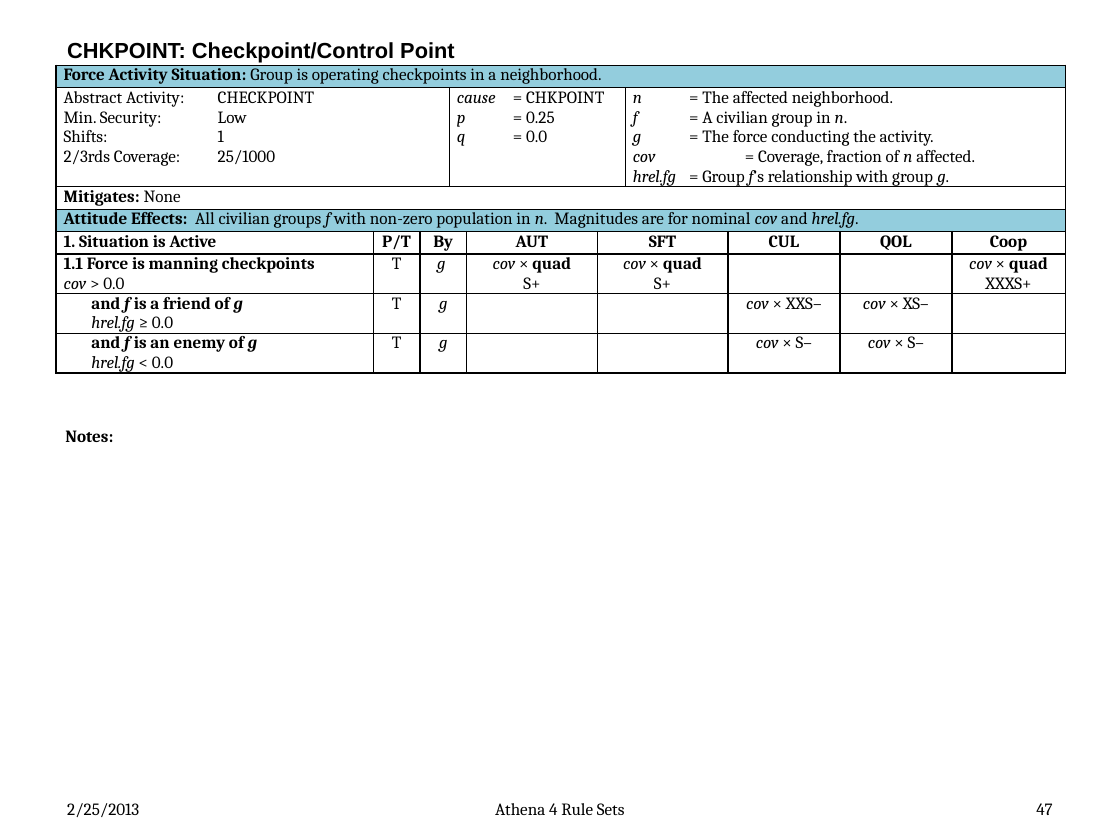
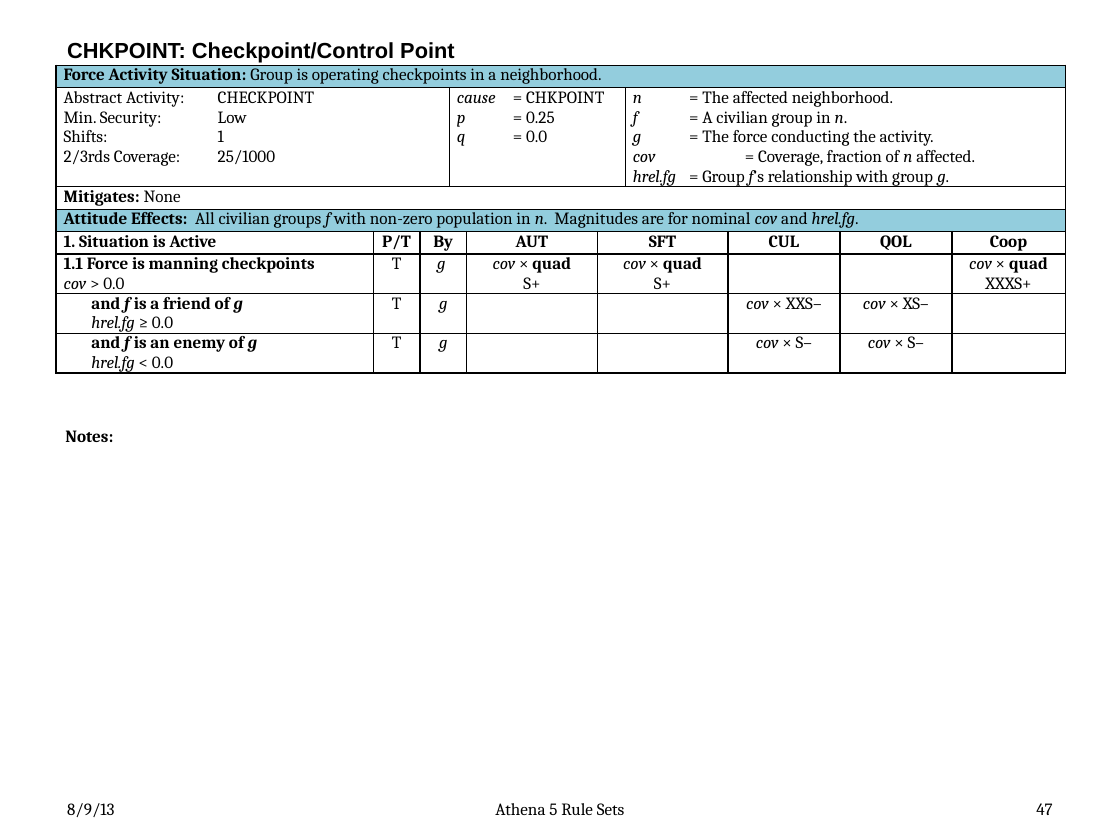
Before and after one commit to AthenaModel/athena-legacy, a slide deck: slide 47 of docs/dev/rules.pptx. Drawn at 1120x840 pixels with LibreOffice and Linux fonts; fonts in the diff are those of the drawing. Boxes give left, top, right and bottom in pixels: in the first picture for what was removed or moved away, otherwise in the second. Text is boxed around its words. In the diff, an @@ line names an element or a change of style, - is before the commit and + after.

Commit message:
Updated rules document for Athena 5.1

```diff
--- a/docs/dev/rules.pptx
+++ b/docs/dev/rules.pptx
@@ text at (x1=67, y1=803, x2=114, y2=817): text changed @@
-2/25/2013
+8/9/13
@@ text at (x1=495, y1=803, x2=625, y2=815): text changed @@
-Athena 4 Rule Sets
+Athena 5 Rule Sets
```
Also in this commit, not shown: 82 other slides changed.
